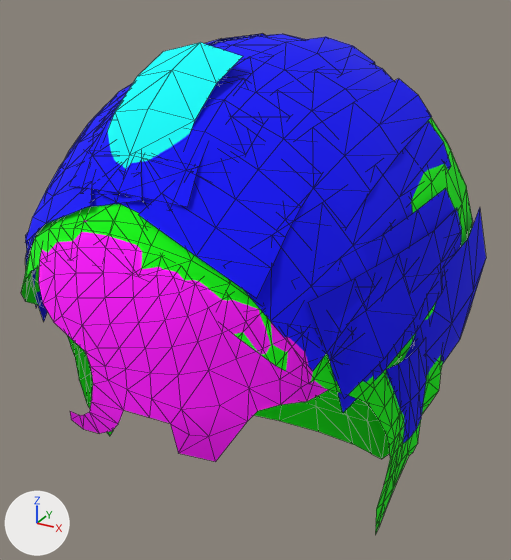
One commit to the OBJ model Core/Examples/Content/Didimos/MeetADidimoWoman/hair_001.obj: the scene before it, then after it.
Rendered twice from a camera (50 mm lens) standing at (13.2, -24.4, 187.9) and looking at (-1.6, 2.6, 174.4). Every picture has the same lights, and +X, +Y and +Z are marked at lower left. Mesh edges are drawn as thin lines. Where no turn or scale is listed for an object, it has been applied to the vertices.

Before the edit, the objects in view are built like this:
```python
me_hair_001 = bpy.data.meshes.new('hair_001')
me_hair_001.from_pydata(...)  # 1237 vertices, 1980 faces; spans x -8.6..8.5, y -10.8..15.9, z 159.2..185.7
# faces by material slot: [180, 348, 140, 876, 16, 420]
me_hair_001.materials.append(mat_hair_fringe_shader)  # pink #ff00ff
me_hair_001.materials.append(mat_hair_end_shader)  # yellow #ffff00
me_hair_001.materials.append(mat_hair_acc_shader)  # red #ff0000
me_hair_001.materials.append(mat_hair_cap_shader)  # green #00ff00
me_hair_001.materials.append(mat_hair_cards_02_shader)  # cyan #00ffff
me_hair_001.materials.append(mat_hair_cards_01_shader)  # blue #0000ff
ob_hair_001 = bpy.data.objects.new('hair_001', me_hair_001)
ob_hair_001.location = (0.0, 0.0, 0.0)
```
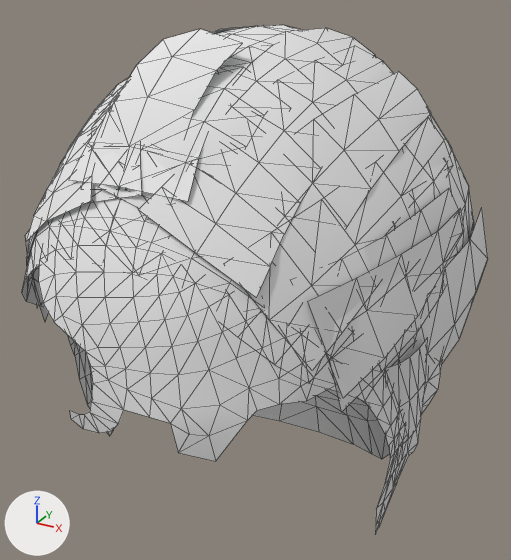
Pixel boxes [x1, y1, x2, y2] of what changed, in the pictures (511 x 560 px; the box of a moved part takes in the faces that stretch with it):
'hair_001', reshaped
    before: [21, 34, 486, 535]
    after: [22, 25, 488, 535]
part 1 of me_hair_001, rebuilt
    before: [89, 34, 264, 207]
    after: [26, 78, 129, 242]
part 2 of me_hair_001, rebuilt
    before: [69, 34, 305, 207]
    after: [69, 25, 301, 202]
part 3 of me_hair_001, rebuilt
    before: [108, 42, 243, 169]
    after: [107, 29, 243, 199]
part 4 of me_hair_001, rebuilt
    before: [88, 99, 123, 194]
    after: [87, 91, 121, 189]
part 5 of me_hair_001, rebuilt
    before: [142, 77, 262, 204]
    after: [141, 66, 263, 199]
part 6 of me_hair_001, moved or reshaped
    before: [25, 54, 486, 376]
    after: [36, 25, 488, 376]
part 7 of me_hair_001, recoloured (pink to white)
    both: [39, 235, 327, 461]
part 8 of me_hair_001, recoloured (green to white)
    before: [326, 118, 472, 395]
    after: [382, 114, 474, 394]
part 9 of me_hair_001, recoloured (green to white)
    both: [25, 238, 441, 535]
part 10 of me_hair_001, recoloured (blue to white)
    before: [25, 37, 462, 444]
    after: [25, 28, 464, 443]

Patch to the scene script:
```diff
--- a/Core/Examples/Content/Didimos/MeetADidimoWoman/hair_001.obj.py
+++ b/Core/Examples/Content/Didimos/MeetADidimoWoman/hair_001.obj.py
@@ mat_hair_inner_cap_alpha @@
+mat_hair_inner_cap_alpha = principled_material('hair_inner_cap_alpha')
+mat_hair_inner_cap_alpha.base_color = (0.8, 0.8, 0.8)  # white #e7e7e7
+mat_hair_inner_cap_alpha.roughness = 1.0
@@ mat_hair_inner_cap @@
+mat_hair_inner_cap = principled_material('hair_inner_cap')
+mat_hair_inner_cap.base_color = (0.8, 0.8, 0.8)  # white #e7e7e7
+mat_hair_inner_cap.roughness = 1.0
@@ mat_hair_acc @@
+mat_hair_acc = principled_material('hair_acc')
+mat_hair_acc.base_color = (0.8, 0.8, 0.8)  # white #e7e7e7
+mat_hair_acc.roughness = 1.0
@@ mat_hair_outer_cards_one @@
+mat_hair_outer_cards_one = principled_material('hair_outer_cards_one')
+mat_hair_outer_cards_one.base_color = (0.8, 0.8, 0.8)  # white #e7e7e7
+mat_hair_outer_cards_one.roughness = 1.0
@@ me_hair_001 @@
 # used by ob_hair_001; location = (0.0, 0.0, 0.0)
-me_hair_001.from_pydata(...)  # 1237 vertices, 1980 faces; spans x -8.6..8.5, y -10.8..15.9, z 159.2..185.7
-me_hair_001.materials.append(mat_hair_end_shader)  # yellow #ffff00
-me_hair_001.materials.append(mat_hair_acc_shader)  # red #ff0000
-me_hair_001.materials.append(mat_hair_cards_02_shader)  # cyan #00ffff
+me_hair_001.from_pydata(...)  # 1237 vertices, 1980 faces; spans x -8.7..8.6, y -10.8..15.9, z 159.2..186.1
+# me_hair_001 part 1: the loose piece of 30 vertices spanning x -3.5..0.8, y -8.8..6.5, z 180.4..185.5 is rebuilt with 30 vertices and now spans x -5.0..-0.9, y -8.9..7.3, z 179.4..185.3, in mat_hair_outer_cards_one (white #e7e7e7)
+# me_hair_001 part 2: the loose piece of 30 vertices spanning x -2.2..2.2, y -8.7..7.3, z 181.7..185.6 is rebuilt with 30 vertices and now spans x -2.2..2.2, y -8.7..7.3, z 181.9..186.0, in mat_hair_outer_cards_one (white #e7e7e7)
+# me_hair_001 part 3: the loose piece of 15 vertices spanning x -1.7..1.4, y -8.7..-3.8, z 181.4..185.7 is rebuilt with 15 vertices and now spans x -1.7..1.4, y -8.7..-3.8, z 181.5..186.1, in mat_hair_outer_cards_one (white #e7e7e7)
+# me_hair_001 part 4: the loose piece of 15 vertices spanning x -2.9..-0.1, y -8.5..-3.8, z 181.0..184.8 is rebuilt with 15 vertices and now spans x -2.9..-0.1, y -8.5..-3.8, z 181.1..185.1, in mat_hair_outer_cards_one (white #e7e7e7)
+# me_hair_001 part 5: the loose piece of 15 vertices spanning x 0.1..2.9, y -8.5..-3.9, z 181.0..184.8 is rebuilt with 15 vertices and now spans x 0.1..2.9, y -8.5..-3.9, z 181.1..185.1, in mat_hair_outer_cards_one (white #e7e7e7)
+# me_hair_001 part 6: 261 vertices moved from x -8.1..8.0, y -9.5..7.9, z 173.2..185.5 to x -8.2..8.1, y -9.5..7.9, z 173.2..185.9; 77 vertices removed from x -8.6..8.5, y -9.4..7.3, z 173.8..185.0; 77 vertices added at x -8.7..8.6, y -9.4..7.3, z 173.8..185.9
+# me_hair_001 part 7: 148 faces spanning x -3.0..6.2, y -10.8..-6.5, z 174.4..182.7 switch from mat_hair_fringe_shader (pink #ff00ff) to mat_hair_outer_cards_one (white #e7e7e7)
+# me_hair_001 part 8: 543 faces spanning x -8.2..8.2, y -7.8..10.3, z 167.4..185.6 switch from mat_hair_cap_shader (green #00ff00) to mat_hair_inner_cap (white #e7e7e7)
+# me_hair_001 part 9: 272 faces spanning x -8.2..8.1, y -9.7..7.9, z 163.4..180.8 switch from mat_hair_cap_shader (green #00ff00) to mat_hair_inner_cap_alpha (white #e7e7e7)
+# me_hair_001 part 10: 237 faces spanning x -8.1..8.1, y -9.0..6.5, z 171.3..185.9 switch from mat_hair_cards_01_shader (blue #0000ff) to mat_hair_outer_cards_one (white #e7e7e7)
+me_hair_001.materials.append(mat_hair_acc)  # white #e7e7e7
```
